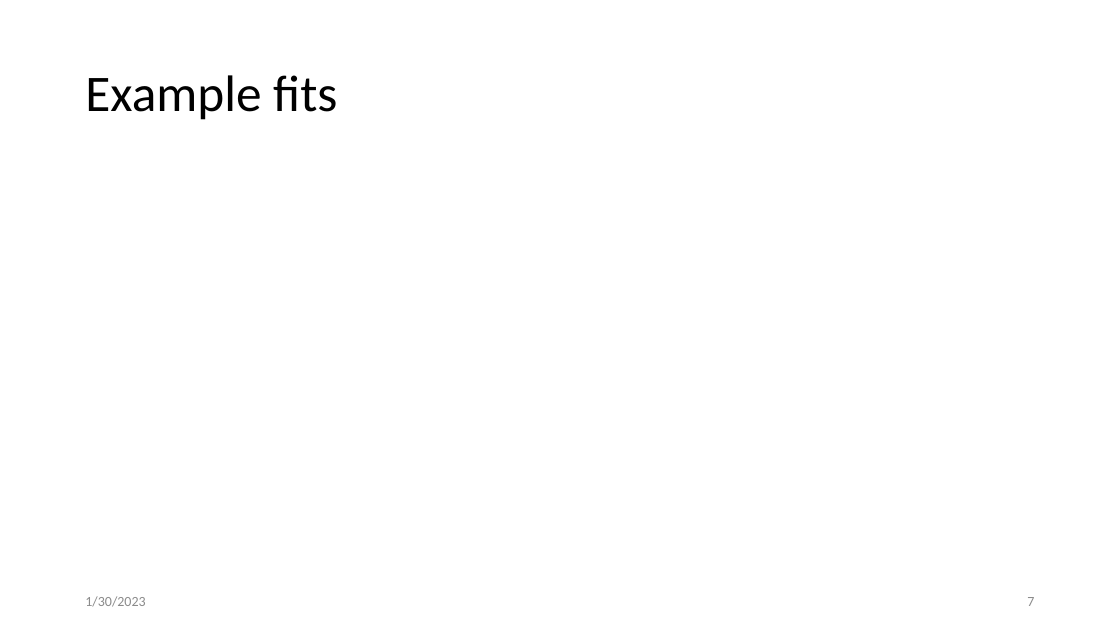
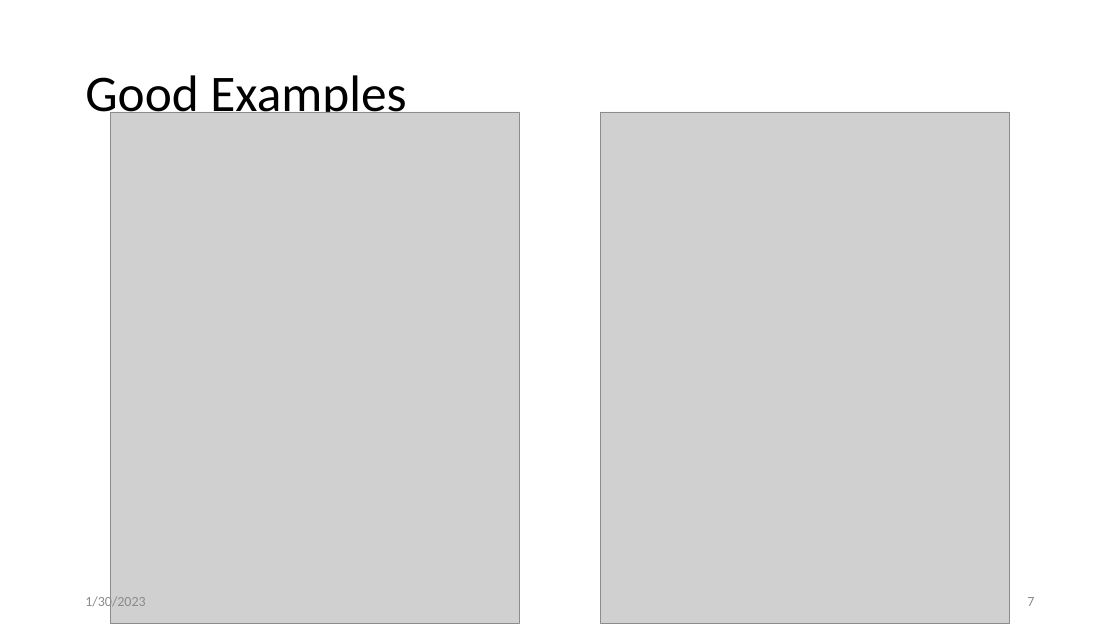
Before and after one commit to mshumko/fbrbsp, a slide deck: slide 7 of presentations/20230130_firebird_microburst_durations.pptx. Drawn at 1120x630 pixels with LibreOffice and Linux fonts; fonts in the diff are those of the drawing; grey boxes stand for pictures. Boxes give left, top, right and bottom in pixels: in the first picture for what was removed or moved away, otherwise in the second. Text is boxed around its words. In the diff, an @@ line names an element or a change of style, - is before the commit and + after.

```diff
--- a/presentations/20230130_firebird_microburst_durations.pptx
+++ b/presentations/20230130_firebird_microburst_durations.pptx
@@ title at <box>85,75,406,123</box>: text changed @@
-Example fits
+Good Examples
@@ picture added at <box>111,112,520,623</box> @@
@@ picture added at <box>601,112,1010,623</box> @@
```
Also in this commit, not shown: 5 other slides changed, 2 slides added.
